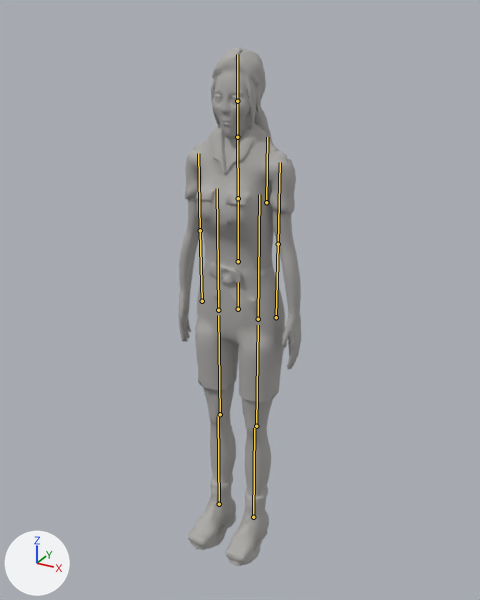
Two versions of the glTF model models/keeper/female/keeper_female.glb, one commit apart.
The view is the same before and after, from a camera (50 mm lens) standing at (1.038, -1.875, 1.876) and looking at (-0.008, 0.028, 0.925). Every picture has the same lights, and +X, +Y and +Z are marked at lower left. The older version comes first. Both versions are drawn at the pose saved in each file; the numbers are the values there. The bones that change, and the others that lie on the model, are drawn over the model as lines.
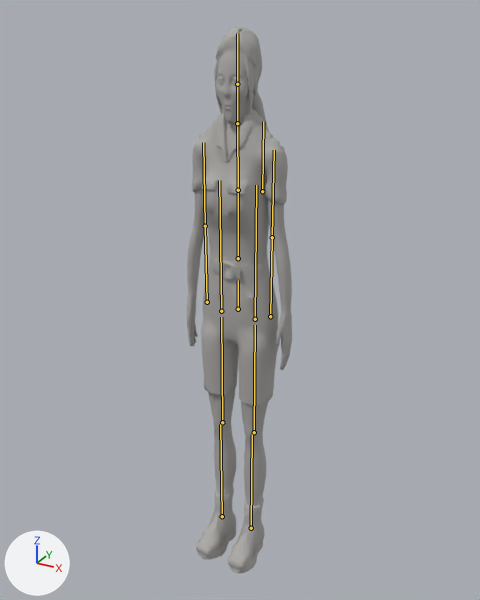
Location of each change, (x1, y1, x2, y2) in pixels of the pictures (480 x 600 px):
'Mesh_0', posed (14% narrower): before (179, 48, 301, 566); after (187, 27, 292, 573)
bone 'hips', root to tip: before (238, 309) to (238, 282); after (238, 309) to (238, 280)

Diff of the bpy script that builds the scene:
```diff
--- a/models/keeper/female/keeper_female.glb.py
+++ b/models/keeper/female/keeper_female.glb.py
@@ bone_hips @@
 bone_hips = bpy.data.objects['keeper_female_rig'].pose.bones['hips']
-bone_hips.scale = (0.88, 1.11, 0.88)
+bone_hips.scale = (0.76, 1.19, 0.76)
```
